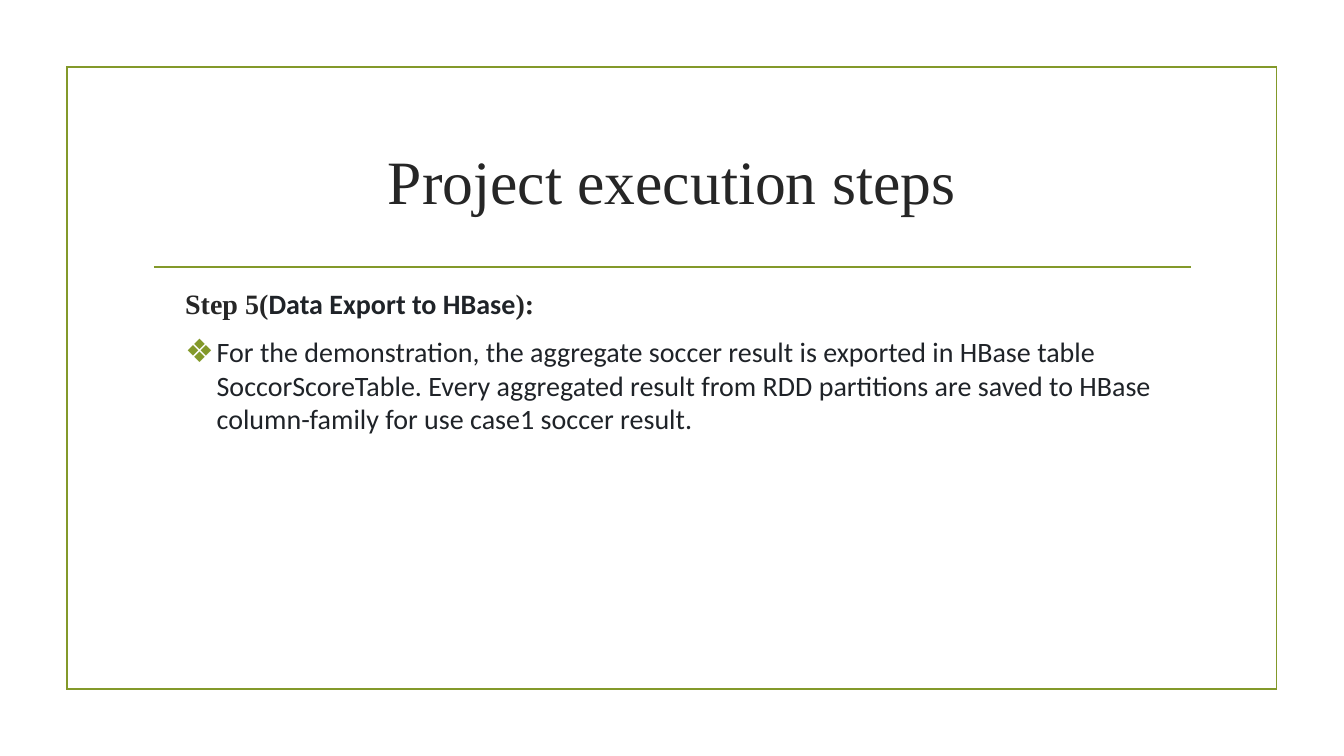
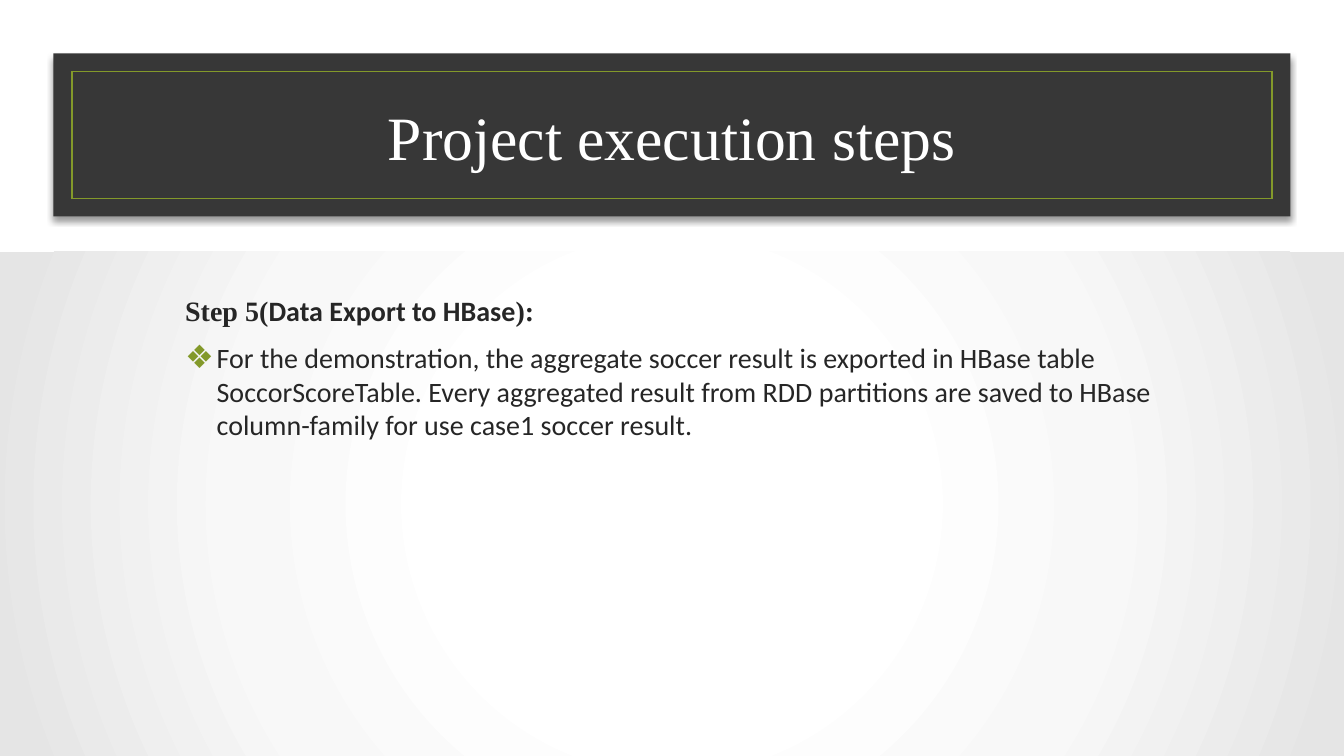
Before and after one commit to pbudhathoki/CS523-BDT-SoccorAnalyser, a slide deck: slide 11 of Power Point Presentation-Group4.pptx (slide 12 before the commit). Drawn at 1344x756 pixels with LibreOffice and Linux fonts; fonts in the diff are those of the drawing; background and template pictures are left out. Boxes give left, top, right and bottom in pixels: in the first picture for what was removed or moved away, otherwise in the second. Text is boxed around its words. In the diff, an @@ line names an element or a change of style, - is before the commit and + after.

```diff
--- a/Power Point Presentation-Group4.pptx
+++ b/Power Point Presentation-Group4.pptx
@@ rectangle added at box(53, 53, 1291, 217), fill #373737 @@
@@ rectangle removed at box(67, 68, 1276, 690) @@
@@ rectangle added at box(72, 72, 1272, 199), outline #83992A 1.25 pt @@
@@ title "Project execution steps": place and size @@
-title "Project execution steps" at box(388, 163, 955, 216)
+title "Project execution steps" at box(388, 119, 955, 172)
@@ title "Project execution steps" at box(388, 119, 955, 172): text colour #262626 to #FFFFFF @@
@@ rectangle added at box(0, 252, 1344, 756), fill gradient #FFFFFF to #F8F8F8 to #E5E5E5 @@
@@ line removed from (154, 267) to (1191, 267) @@
@@ text "Step 5(Data Export to HBase):" at box(185, 302, 1150, 440): text colour #1F2328 to #262626 @@
```
Also in this commit, not shown: 7 other slides changed.
